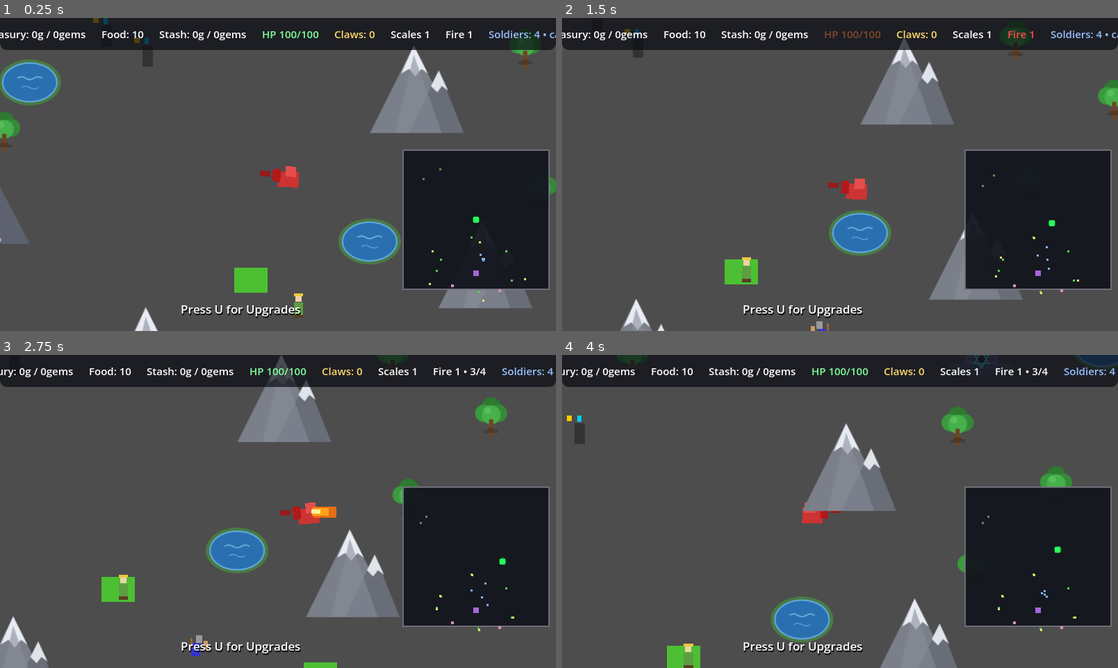
Above: before the commit, frames 1-4 (two rows, left to right).
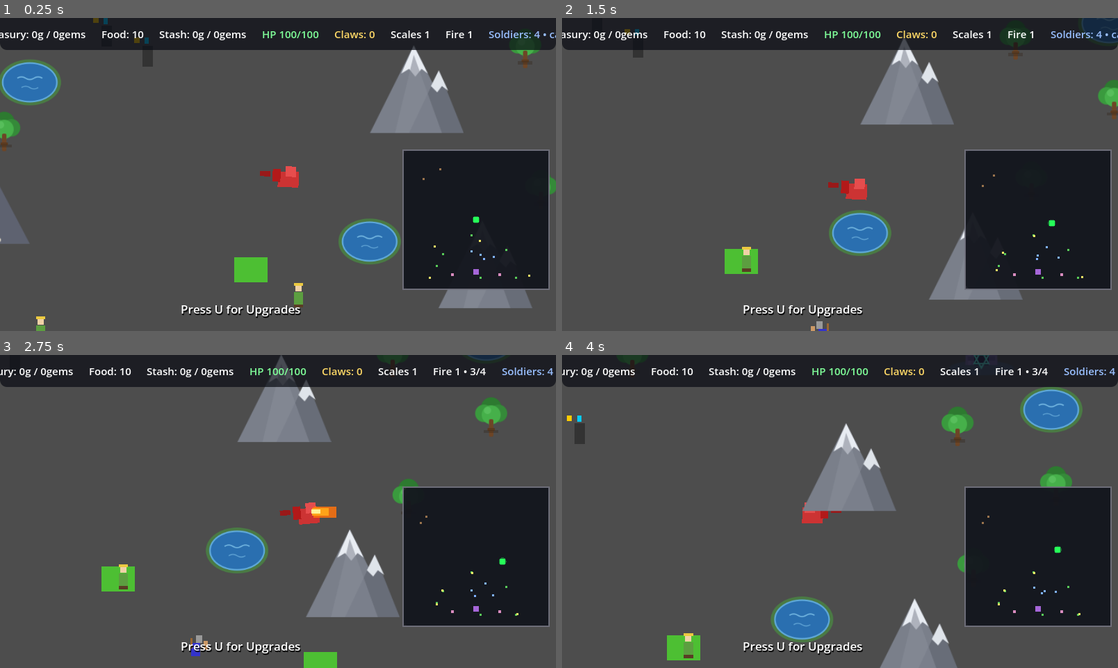
Above: after the commit, the same moments.

Repository: hyperdrive/dragonheart
Game: Godot game, scene res://scenes/main/Main.tscn
Two runs of this game, one before a commit and one after it. Both use one fixed random seed, a clock stepped at 60 frames per second and the inputs below.
Inputs:
- Up to frame 1 (0.25 s): no input
- Up to frame 2 (1.5 s): tap U at 0.5, 1.25 s; hold D (move_right) 0.53-1.28 s; hold E (eat) 0.53-1.28 s; hold S (move_down) from 1.28 s (still down); tap E (eat) at 1.35 s
- Up to frame 3 (2.75 s): tap U at 2 s; release S (move_down) at 2.03 s; hold D (move_right) from 2.03 s (still down); hold E (eat) from 2.03 s (still down); tap Space (fire) at 2.1 s
- Up to frame 4 (4 s): tap U at 2.75, 3.5 s; release D (move_right) at 2.78 s; release E (eat) at 2.78 s; hold W (move_up) 2.78-3.53 s; tap 1 at 2.85 s; tap E (eat) at 3.05 s; hold A (move_left) from 3.53 s (still down); hold E (eat) from 3.53 s (still down); tap 2 at 3.6 s

The runs differ from the first frame. In frame 1, 0.9% of the frame differs, in the area x 6-96%, y 69-100%; in frame 2, 1.5%; in frame 3, 1.7%; in frame 4, 2.0%, in the area x 18-100%, y 0-100%.

Commit message:
Interior-band placement fix, E strikes, steal-only flyovers, greedy pen refills, gem pricing
Bug fix — the farmer stall AND the starved pen respawns shared one root
cause: landmark anchor exports predate the interior-band rule. World is
1600x1600 (walls at +/-800; walkable band +/-720 with margin 80) —
cow_pen=(260,820) sat OUTSIDE the south wall, pig_pen=(−260,760) drove
farmer spawn jitter into the wall pocket, and field placement jitter (up to
+/-276px) escaped the old clamp, landing fields at y~845-866 behind the
wall. Farmers pendulated at y~774-830 forever; miners could not reach cows.
Fix: WorldManager._clamp_to_interior clamps EVERYTHING (landmark exports
pre-clamped in _ready, every _terrain_free_position candidate with its own
footprint radius, spawn_fields anchors incl. radius). Verified: 2 anchors
probes PASS (all landmarks/fields/farmers inside the band), and a 96s
farmer watch shows 81 activity completions with no pendulation.

Features (decision 2026-11-08-dragon-strikes-respawn-prices):
- E is a context action: nearest of {pen->eat, farmer/miner->kill} wins.
  Farmers AND miners killable only by E-press; +5 health per kill;
  killing a loaded miner STOLE the cart (steal_payload -> take_loot runs
  BEFORE kill_by_dragon). Flyover interception is steal-only: take_damage
  and the low-health kill roll removed from GoldInterceptionSystem;
  Miner.intercepted_by_dragon keeps only the mining cooldown panic.
- _attempt_pen_refills loops BOTH pens greedily after EVERY food delivery
  (slots fill until food < 20) — pens no longer starve on one-shot rules.
- WIZARD_PRICES retuned and gem-aware: {gold, gems} per item with the gem
  part a HARD requirement (gold part may gem-top 10:1 as before):
  flame_1 20g, flame_2 40g+2 gems, shield 15g, speed 25g, range 30g+1 gem.
  can_afford_wizard/_pay_wizard_cost shared by menu and purchase; menu
  rows show '40g + 2 gems' price strings and gate on the new rule.

Probes (zero script errors): steal-on-kill (+7 gold to claws, same-frame
payload to dodge the legit panic-drop), kill heal +5 (inc. full-health
cap), full-health kill not refused, flyover steals with health untouched,
refill math (3 empty slots ate 60 food), pricing incl. gem-gate refusals,
menu labels + disabled flips. Full-run regression: 0 errors.

Decisions: docs/decisions/2026-11-08-dragon-strikes-respawn-prices.md

Diff:
--- a/scripts/characters/Dragon.gd
+++ b/scripts/characters/Dragon.gd
@@ -123,26 +123,92 @@
 	if Input.is_action_just_pressed("fire"):
 		fire_breath()
 
-## Intentional snacking (E): one animal from the NEAREST pen in reach.
-## Full dragons get nothing from eating (no heal ⇒ no flames ⇒ pure waste)
-## — refused with a chip flash instead of consuming stock. Note: eating an
-## animal CAN only ever grant flames as a side effect of the heal, so a
-## full-health dragon is always refused even with flame room. (Decision
-## record 2026-11-08-manual-eat-wizard-menu.)
+## Intentional E press (decision record 2026-11-08-dragon-strikes-respawn-
+## prices): a CONTEXT action — the nearest valid target wins:
+##   • pen with stock in its reach → eat one animal
+##   • farmer/miner within strike_reach → deliberate strike-kill
+## Eating stays full-health-refused with chip flashes (see
+## 2026-11-08-manual-eat-wizard-menu); kills pay +5 health and STEAL the
+## payload before death. Flyover interception is steal-only and never kills.
+@export_group("Strikes")
+## E-kill reach for townsfolk (pens ration their own pen_radius).
+@export var strike_reach: float = 100.0
+## Health restored per deliberate E-kill.
+@export var kill_health_gain: int = 5
+
 func _unhandled_input(event: InputEvent) -> void:
 	if event.is_action_pressed("eat") and not _dying:
-		_try_eat_at_pen()
-
-func _try_eat_at_pen() -> void:
+		_try_context_action()
+
+func _try_context_action() -> void:
+	var pen := _nearest_edible_pen()
+	var victim := _nearest_strike_target()
+	var pen_dist := INF if pen == null \
+		else global_position.distance_to(pen.global_position)
+	var victim_dist := INF if victim == null \
+		else global_position.distance_to(victim.global_position)
+	if pen == null and victim == null:
+		print("Dragon: nothing to eat or strike in reach!")
+		return
+	if pen_dist <= victim_dist:
+		_eat_meal_from(pen)   # may refuse when full (never consumes)
+	else:
+		_strike_kill(victim)
+
+## Nearest pen (either species) with stock within its own reach, else null.
+func _nearest_edible_pen() -> AnimalPen:
+	var best: AnimalPen = null
+	var best_dist := INF
+	for group: String in ["pig_pens", "cow_pens"]:
+		for node: Node in get_tree().get_nodes_in_group(group):
+			var pen := node as AnimalPen
+			if pen == null or pen.animal_count() == 0:
+				continue
+			var dist := global_position.distance_to(pen.global_position)
+			if dist <= pen.pen_radius and dist < best_dist:
+				best_dist = dist
+				best = pen
+	return best
+
+## Nearest alive farmer/miner within strike_reach, else null.
+func _nearest_strike_target() -> BaseNPC:
+	var best: BaseNPC = null
+	var best_dist := INF
+	for group: String in ["farmers", "miners"]:
+		for node: Node in get_tree().get_nodes_in_group(group):
+			var npc := node as BaseNPC
+			if npc == null or not npc.is_alive:
+				continue
+			var dist := global_position.distance_to(npc.global_position)
+			if dist <= strike_reach and dist < best_dist:
+				best_dist = dist
+				best = npc
+	return best
+
+## Deliberate kill: steal payload BEFORE death so an E-killed loaded miner
+## banks the cart into the claws; +5 health after regardless.
+func _strike_kill(npc: BaseNPC) -> void:
+	var loot := npc.steal_payload()
+	if int(loot["amount"]) > 0 and str(loot["res_type"]) != "":
+		take_loot(str(loot["res_type"]), int(loot["amount"]))
+		print("Dragon ripped %d %s from the %s!" % [
+			int(loot["amount"]), loot["res_type"], npc.npc_type])
+	npc.kill_by_dragon()
+	health = mini(health + kill_health_gain, max_health)
+	health_changed.emit(health)
+	print("Dragon struck down the %s! (+%d health)" % [npc.npc_type, kill_health_gain])
+
+## The pen-meal half of the context action (see
+## 2026-11-08-manual-eat-wizard-menu for the refusal rules).
+func _eat_meal_from(pen: AnimalPen) -> void:
 	if health >= max_health:
 		eat_refused.emit("health")
 		if flame_charges >= max_flame_charges:
 			eat_refused.emit("flames")  # both chips flash on a fully-full dragon
 		print("Dragon: full — eating would be wasted!")
 		return
-	var meal := _take_meal_from_nearest_pen()
+	var meal := pen.take_animal_for_dragon(self)
 	if meal.is_empty():
-		print("Dragon: no animals in reach to eat!")
 		return
 	var healed := mini(int(meal["heal"]), max_health - health)
 	health += healed
@@ -154,28 +220,6 @@
 		flame_charges_changed.emit(int(flame_charges), max_flame_charges)
 	if flame_charges >= max_flame_charges:
 		eat_refused.emit("flames")  # heal happened, but the recharge clamped
-
-## Nearest pen (either species) within its own reach; {} when none in reach
-## or its pen is out of stock.
-func _take_meal_from_nearest_pen() -> Dictionary:
-	var best: AnimalPen = null
-	var best_dist := INF
-	for group: String in ["pig_pens", "cow_pens"]:
-		for node: Node in get_tree().get_nodes_in_group(group):
-			var pen := node as AnimalPen
-			if pen == null:
-				continue
-			var dist := global_position.distance_to(pen.global_position)
-			if dist < best_dist and dist <= pen.pen_radius:
-				best_dist = dist
-				best = pen
-	if best == null or best.animal_count() == 0:
-		return {}
-	var meal: Dictionary = best.take_animal_for_dragon(self)
-	if not meal.is_empty():
-		print("Dragon ate a %s! (+%d health attempted, +%d flame)" % [
-			best.animal_name, int(meal["heal"]), int(meal["flame"])])
-	return meal
 
 ## Mirror the visual body AND the fire assembly to the facing side. Done with
 ## explicit component mirroring — no negative scale on the physics Area2D.
--- a/scripts/dragon/GoldInterceptionSystem.gd
+++ b/scripts/dragon/GoldInterceptionSystem.gd
@@ -4,17 +4,16 @@
 
 ## Dragon's steal mechanism (child of Dragon). Finds payload-carrying NPCs in
 ## range, resolves the interception, transfers the payload to the dragon stash
-## (GameManager.add_stolen — two pools never mix), wounds the victim.
+## (GameManager.add_stolen — two pools never mix). STEAL-ONLY: flyovers never
+## damage or kill (decision 2026-11-08-dragon-strikes-respawn-prices — only an
+## explicit E-press does).
 ## docs/plans/2026-11-08-behavior-system-rebuild.md — Trace 1.
 
 signal resources_seized(res_type: String, amount: int)
-signal miner_intercepted(miner)   # arg is a Miner NPC (pre-class-load safety)
 
 @export var interception_range: float = 100.0
-@export var intercept_damage: int = 30
 @export var min_interception_cooldown: float = 3.0
 @export var max_interception_risk: float = 0.8
-@export var kill_chance_low_health: float = 0.6
 
 var interception_cooldown: float = 0.0
 
@@ -75,15 +74,12 @@
 			push_warning("GoldInterceptionSystem: no Dragon carry — loot discarded")
 		resources_seized.emit(loot["res_type"], loot["amount"])
 
-	# Damage + possible kill; surviving miners recover slowly.
-	target.take_damage(intercept_damage)
+	# Steal-only by design (decision 2026-11-08-dragon-strikes-respawn-prices):
+	# a flyover NEVER damages or kills — only an explicit E-press does.
+	# Surviving miners panic anyway (payload already gone → pause in _check).
 	var miner := target as Miner
 	if miner != null:
-		if miner.health <= 20 and randf() < kill_chance_low_health:
-			miner_intercepted.emit(miner)
-			miner.die()
-		else:
-			miner.intercepted_by_dragon()
+		miner.intercepted_by_dragon()
 	return true
 
 func get_interception_status() -> Dictionary:
--- a/scripts/main/GameManager.gd
+++ b/scripts/main/GameManager.gd
@@ -26,9 +26,15 @@
 @export var scales_cost_base: int = 50
 @export var fire_cost_base: int = 75
 
-## Wizard-shop price table (decision record 2026-11-08-manual-eat-wizard-menu).
+## Wizard-shop price table (decision 2026-11-08-dragon-strikes-respawn-prices):
+## {kind: {"gold": int, "gems": int}} — retuned ("too steep") with a HARD gem
+## requirement on the flagship items. Gold part may be gem-topped 10:1.
 const WIZARD_PRICES := {
-	"flame_1": 30, "flame_2": 60, "shield": 40, "speed": 50, "range": 45,
+	"flame_1": {"gold": 20, "gems": 0},
+	"flame_2": {"gold": 40, "gems": 2},
+	"shield": {"gold": 15, "gems": 0},
+	"speed": {"gold": 25, "gems": 0},
+	"range": {"gold": 30, "gems": 1},
 }
 
 var wizard_menu: CanvasLayer
@@ -131,22 +137,50 @@
 
 const WIZARD_MENU_SCENE := preload("res://scenes/ui/WizardMenu.tscn")
 
-## Stash-value readout for affordability (gold first, gems as 10x top-up —
-## the same rule _pay_stash applies).
+## Stash-value readout (gold-equivalent; gems worth 10x — display only).
 func stash_value() -> int:
 	return stash["gold"] + stash["gems"] * 10
+
+## Shared affordability rule (decision 2026-11-08-dragon-strikes-respawn-
+## prices): the gem part is a HARD requirement (the currencies have distinct
+## duties); the gold part may be topped up with SPARE gems at 10:1 — the
+## same rule the stash economy already applies.
+func can_afford_wizard(kind: String) -> bool:
+	var cost: Dictionary = WIZARD_PRICES[kind]
+	var gem_need := int(cost["gems"])
+	if int(stash["gems"]) < gem_need:
+		return false
+	var spare_gems := int(stash["gems"]) - gem_need
+	return int(stash["gold"]) + spare_gems * 10 >= int(cost["gold"])
+
+## Pay a wizard cost {"gold", "gems"} — same rule as can_afford_wizard.
+## A refused purchase never half-pays (gold-first, gems flatten the rest).
+func _pay_wizard_cost(kind: String) -> bool:
+	if run_finished or not can_afford_wizard(kind):
+		return false
+	var cost: Dictionary = WIZARD_PRICES[kind]
+	var gem_need := int(cost["gems"])
+	stash["gems"] -= gem_need
+	var gold_need := int(cost["gold"])
+	var from_gold := mini(gold_need, int(stash["gold"]))
+	stash["gold"] -= from_gold
+	var leftover := gold_need - from_gold
+	if leftover > 0:
+		stash["gems"] -= ceili(float(leftover) / 10.0)
+	stash_changed.emit("gold", stash["gold"])
+	stash_changed.emit("gems", stash["gems"])
+	return true
 
 ## Buy one wizard option: pays, then applies the effect to the dragon.
 ## Returns false when unaffordable — or, for the shield, while any shield
 ## remains (non-stackable pool, decision record).
 func purchase_upgrade(kind: String) -> bool:
-	var price: int = WIZARD_PRICES[kind]
 	var dragon_ref := dragon as Node
 	if dragon_ref == null or not is_instance_valid(dragon_ref):
 		return false
 	if kind == "shield" and int(dragon_ref.get("shield_points")) > 0:
 		return false
-	if not _pay_stash(price):
+	if not _pay_wizard_cost(kind):
 		return false
 	match kind:
 		"flame_1":
@@ -159,7 +193,7 @@
 			dragon_ref.call("activate_speed_boost")
 		"range":
 			dragon_ref.call("increase_flame_range", 20.0)
-	upgrade_purchased.emit(kind, price)
+	upgrade_purchased.emit(kind, int(WIZARD_PRICES[kind]["gold"]))
 	return true
 
 ## Open the wizard overlay (pause the live world beneath it). Lazily built so
--- a/scripts/main/WorldManager.gd
+++ b/scripts/main/WorldManager.gd
@@ -103,6 +103,19 @@
 	"mountain": 80.0, "mine": 30.0,
 }
 
+## Walkable interior band: boundary walls sit at ±world_size/2 (20px thick);
+## everything reachable must stay WORLD_MARGIN inside them — minus any own
+## footprint. Bug fix (decision 2026-11-08-dragon-strikes-respawn-prices):
+## stale anchor defaults put the cow pen y=820 and whole fields behind the
+## south wall, wedging farmers and starving miner→cow respawns.
+const WORLD_MARGIN := 80.0
+
+func _clamp_to_interior(pos: Vector2, radius := 0.0) -> Vector2:
+	var pad := WORLD_MARGIN + radius
+	var half := world_size * 0.5 - Vector2(pad, pad)
+	return pos.clamp(-half, half)
+
+
 func register_footprint(position: Vector2, radius: float) -> void:
 	_terrain_clearances.append({"pos": position, "radius": radius})
 
@@ -112,6 +125,15 @@
 	add_to_group("world_manager")
 	if game_manager != null:
 		swarm_state_changed.connect(game_manager._on_swarm_state_changed)
+	# Pre-clamp landmark anchors BEFORE generation: they are design numbers
+	# exported before the margin rule existed.
+	city_position = _clamp_to_interior(city_position, FOOTPRINT_RADIUS["city"])
+	mine_center = _clamp_to_interior(mine_center, FOOTPRINT_RADIUS["mine"])
+	rally_point = _clamp_to_interior(rally_point)
+	pig_pen_position = _clamp_to_interior(pig_pen_position, FOOTPRINT_RADIUS["pig_pen"])
+	cow_pen_position = _clamp_to_interior(cow_pen_position, FOOTPRINT_RADIUS["cow_pen"])
+	lair_position = _clamp_to_interior(lair_position, FOOTPRINT_RADIUS["lair"])
+	tower_position = _clamp_to_interior(tower_position, FOOTPRINT_RADIUS["tower"])
 	generate_world()
 
 	# Escalation timer: one soldier per interval until the King threshold.
@@ -167,13 +189,11 @@
 ## (landmarks AND each other) so plots never collide before anything is
 ## placed on top.
 func spawn_fields() -> void:
-	var margin := 80.0
 	var field_radius: float = FOOTPRINT_RADIUS["field"]
 	for i in field_count:
 		var angle := TAU * float(i) / float(field_count) + 0.4
-		var anchor := city_position + Vector2.RIGHT.rotated(angle) * 420.0
-		anchor.x = clampf(anchor.x, -world_size.x / 2 + margin, world_size.x / 2 - margin)
-		anchor.y = clampf(anchor.y, -world_size.y / 2 + margin, world_size.y / 2 - margin)
+		var anchor := _clamp_to_interior(
+			city_position + Vector2.RIGHT.rotated(angle) * 420.0, field_radius)
 		var position := _terrain_free_position(anchor, field_radius)
 		if position == Vector2.INF:
 			position = anchor  # map too crowded at this spot; never lose a field
@@ -222,14 +242,16 @@
 ## Jitter around an anchor until the spot is reasonably free (checks the
 ## whole footprint registry); `protected` overrides use dict spots:
 ## {"pos": Vector2, "pad": float} — blocked inside protected_margin + pad.
+## Every candidate is clamped into the interior band minus self_radius —
+## large attempt-based jitter (up to ±276px) can otherwise escape the band.
 func _terrain_free_position(anchor: Vector2, self_radius: float,
 	protected := [] as Array, protected_margin := 90.0) -> Vector2:
 	var rng := RandomNumberGenerator.new()
 	rng.randomize()
 	for attempt in 24:
-		var candidate := anchor + Vector2(
+		var candidate := _clamp_to_interior(anchor + Vector2(
 			rng.randf_range(-1.0, 1.0), rng.randf_range(-1.0, 1.0)
-		) * float(attempt) * 12.0
+		) * float(attempt) * 12.0, self_radius)
 		if candidate.distance_to(city_position) < 140.0:
 			continue
 		if candidate.distance_to(Vector2.ZERO) < 120.0:
@@ -465,15 +487,18 @@
 			field.regrow()
 			return
 
-## Farm cycle pays for livestock: one pig-pen slot and one cow-pen slot
-## attempt per delivery, each paid from the food pool.
+## Farm cycle pays for livestock: after EVERY delivery, BOTH pens refill
+## greedily — slots fill until the town's food runs dry (bug fix 2026-11-08:
+## the one-attempt-per-delivery rule starved pen stock and thus NPC respawns;
+## user spec "respawn as soon as farmers deliver food").
 func _attempt_pen_refills() -> void:
 	if game_manager == null:
 		return
 	for group: String in ["pig_pens", "cow_pens"]:
 		var pen := get_tree().get_first_node_in_group(group) as AnimalPen
-		if pen != null and pen.has_empty_slot() \
-				and game_manager.consume_food(pen.refill_cost):
+		if pen == null:
+			continue
+		while pen.has_empty_slot() and game_manager.consume_food(pen.refill_cost):
 			pen.respawn_animal()
 
 ## Dead townsfolk come back IF their dedication animal is in stock:
--- a/scripts/npcs/BaseNPC.gd
+++ b/scripts/npcs/BaseNPC.gd
@@ -193,6 +193,15 @@
 	set_payload("", 0)
 	return stolen
 
+## Explicit E-kill by the dragon (decision record 2026-11-08-dragon-attack-eat):
+## guaranteed death. Burn flags are cleared so a burning target killed by
+## E takes the deliberate-death path (no extra spill semantics).
+func kill_by_dragon() -> void:
+	if not is_alive:
+		return
+	_burning_left = 0.0
+	die()
+
 ## Tier multiplier hook: subclasses scale yields/speed with npc_level.
 func level_multiplier() -> float:
 	return 1.0 + float(npc_level - 1) * 0.25
--- a/scripts/npcs/BehaviorTree.gd
+++ b/scripts/npcs/BehaviorTree.gd
@@ -111,7 +111,7 @@
 	_tick_danger()
 	match state:
 		State.MOVING:
-			_tick_moving()
+			_tick_moving(delta)
 		State.WORKING:
 			_tick_working(delta)
 		State.FLEEING:
@@ -193,7 +193,7 @@
 		npc._waypoint = Vector2.INF
 		_set_state(State.IDLE)
 
-func _tick_moving() -> void:
+func _tick_moving(delta: float) -> void:
 	if current_activity == null:
 		_set_state(State.IDLE)
 		return
--- a/scripts/npcs/Miner.gd
+++ b/scripts/npcs/Miner.gd
@@ -145,11 +145,11 @@
 		set_payload("", 0)
 
 func intercepted_by_dragon() -> void:
-	# Steal damage + long recovery; payload removal is handled by the
-	# GoldInterceptionSystem via steal_payload().
-	take_damage(40)
+	# Steal-only interception (decision 2026-11-08-dragon-strikes-respawn-
+	# prices): the payload is gone (GoldInterceptionSystem.steal_payload) and
+	# the miner takes NO damage — flyovers never kill. Just a long recovery.
 	mining_cooldown = 10.0
-	print("Miner intercepted by dragon!")
+	print("Miner intercepted by dragon — cart looted clean!")
 
 ## Burning to death spills the cart gold where he fell (also raises the
 ## street alarm via report_loot_spill — same rule as a panic drop).
--- a/scripts/ui/HUD.gd
+++ b/scripts/ui/HUD.gd
@@ -72,9 +72,10 @@
 func _on_food_changed(amount: int) -> void:
 	food_label.text = "Food: %d" % amount
 
-func _on_upgrade_purchased(kind: String, level: int) -> void:
+func _on_upgrade_purchased(kind: String, price: int) -> void:
 	_refresh_dragon_stats()
-	show_message("%s upgraded to level %d!" % [kind.capitalize(), level])
+	show_message("The wizard casts %s! (paid %d gold)" % [
+		kind.replace("_", " ").capitalize(), price])
 
 ## The dragon's hauling loop — visible on the top bar at all times.
 func update_carried(total: int) -> void:
--- a/scripts/ui/WizardMenu.gd
+++ b/scripts/ui/WizardMenu.gd
@@ -10,11 +10,11 @@
 signal menu_close_requested
 
 const OPTIONS: Array = [
-	{"kind": "flame_1", "label": "+1 Flame (%d)", "desc": "More flames carried: capacity +1, arrives loaded."},
-	{"kind": "flame_2", "label": "+2 Flames (%d)", "desc": "Even bigger flame pool: capacity +2, arrives loaded."},
-	{"kind": "shield", "label": "Shield 10 (%d)", "desc": "Absorbs 10 damage, then gone. Cannot restack while one is active."},
-	{"kind": "speed", "label": "Speed Boost (%d)", "desc": "Fast wings for 6s (x1.6)."},
-	{"kind": "range", "label": "Longer Flame (%d)", "desc": "Breath reaches +20px further. Permanent."},
+	{"kind": "flame_1", "label": "+1 Flame (%s)", "desc": "More flames carried: capacity +1, arrives loaded."},
+	{"kind": "flame_2", "label": "+2 Flames (%s)", "desc": "Even bigger flame pool: capacity +2, arrives loaded."},
+	{"kind": "shield", "label": "Shield 10 (%s)", "desc": "Absorbs 10 damage, then gone. Cannot restack while one is active."},
+	{"kind": "speed", "label": "Speed Boost (%s)", "desc": "Fast wings for 6s (x1.6)."},
+	{"kind": "range", "label": "Longer Flame (%s)", "desc": "Breath reaches +20px further. Permanent."},
 ]
 
 const HOTKEYS: Array = [KEY_1, KEY_2, KEY_3, KEY_4, KEY_5]
@@ -31,7 +31,7 @@
 	game_manager = get_tree().get_first_node_in_group("game_manager") as GameManager
 	for option: Dictionary in OPTIONS:
 		var button := Button.new()
-		button.text = option["label"] % GameManager.WIZARD_PRICES[option["kind"]]
+		button.text = option["label"] % ""  # real text on open()
 		button.pressed.connect(_on_option_pressed.bind(option["kind"]))
 		options_box.add_child(button)
 		option_buttons.append(button)
@@ -55,17 +55,19 @@
 		and int(dragon_ref.get("shield_points")) > 0
 	for i in OPTIONS.size():
 		var option: Dictionary = OPTIONS[i]
+		var kind: String = option["kind"]
+		var cost: Dictionary = GameManager.WIZARD_PRICES[kind]
+		var gems := int(cost["gems"])
+		var price_text: String = "%dg" % int(cost["gold"])
+		if gems > 0:
+			price_text += " + %d gem%s" % [gems, "" if gems == 1 else "s"]
 		var button := option_buttons[i]
-		var affordable: bool = game_manager.stash_value() \
-			>= int(GameManager.WIZARD_PRICES[option["kind"]])
-		button.disabled = not affordable \
+		if option["kind"] == "shield" and shield_active:
+			button.text = "Shield 10 — already active (15g)"
+		else:
+			button.text = option["label"] % price_text
+		button.disabled = not game_manager.can_afford_wizard(kind) \
 			or (option["kind"] == "shield" and shield_active)
-		if option["kind"] == "shield" and shield_active:
-			button.text = "Shield 10 — already active (%d)" % int(
-				GameManager.WIZARD_PRICES[option["kind"]])
-		else:
-			button.text = option["label"] % int(
-				GameManager.WIZARD_PRICES[option["kind"]])
 	hint_label.text = "1–5 buy • ESC leave  •  shield ready: %s" % (
 		"no" if shield_active else "yes")
 
Not shown, added: docs/decisions/2026-11-08-dragon-strikes-respawn-prices.md
Not shown, changed: docs/decisions/2026-11-08-manual-eat-wizard-menu.md
